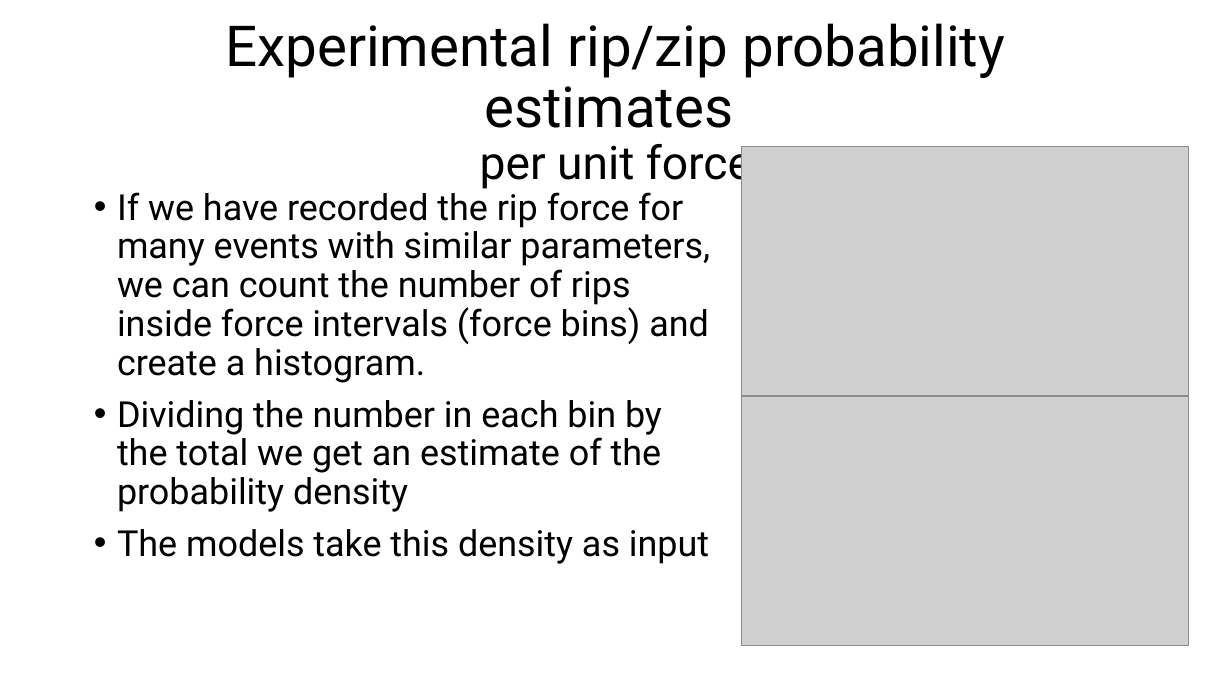
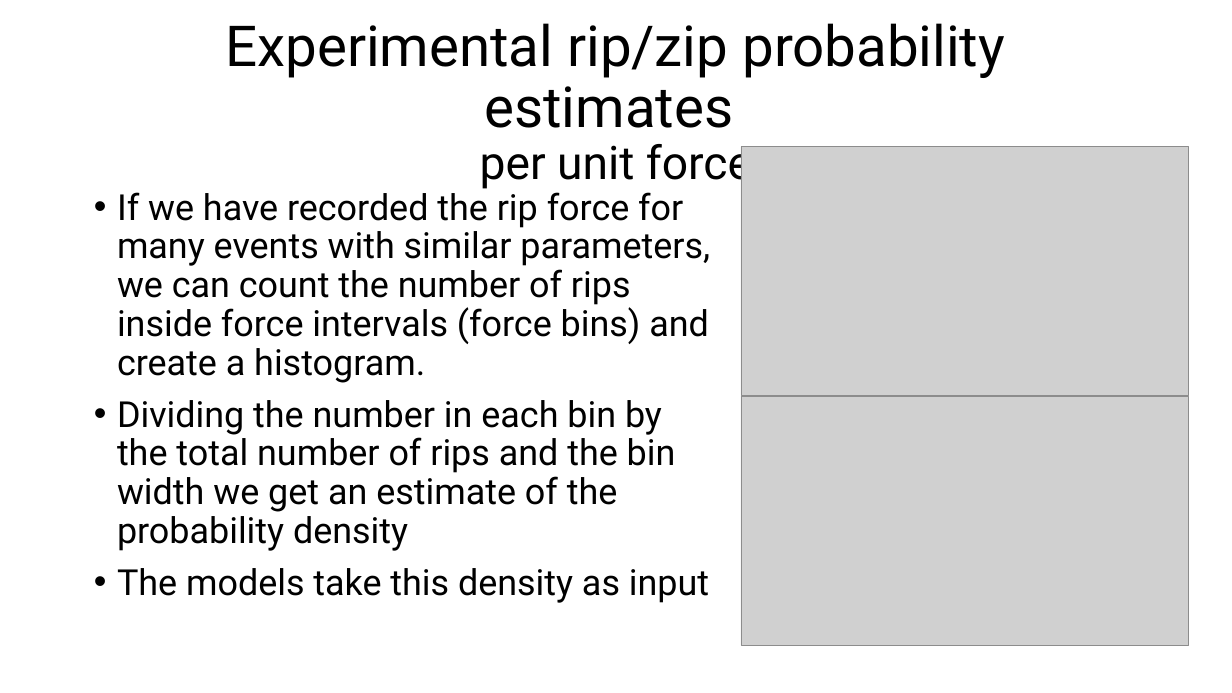
Before and after one commit to are-mj/OpticalTweezers, a slide deck: slide 4 of Summer school 2024/Fitting models to experiment.pptx. Drawn at 1232x693 pixels with LibreOffice and Linux fonts; fonts in the diff are those of the drawing; grey boxes stand for pictures. Boxes give left, top, right and bottom in pixels: in the first picture for what was removed or moved away, otherwise in the second. Text is boxed around its words. In the diff, an @@ line names an element or a change of style, - is before the commit and + after.

```diff
--- a/Summer school 2024/Fitting models to experiment.pptx
+++ b/Summer school 2024/Fitting models to experiment.pptx
@@ text at [117,400,676,551]: text changed @@
-• Dividing the number in each bin by the total we get an estimate of the probability density
+• Dividing the number in each bin by the total number of rips and the bin width we get an estimate of the probability density
```
Also in this commit, not shown: 5 other slides changed, 2 slides added, 2 other files.
